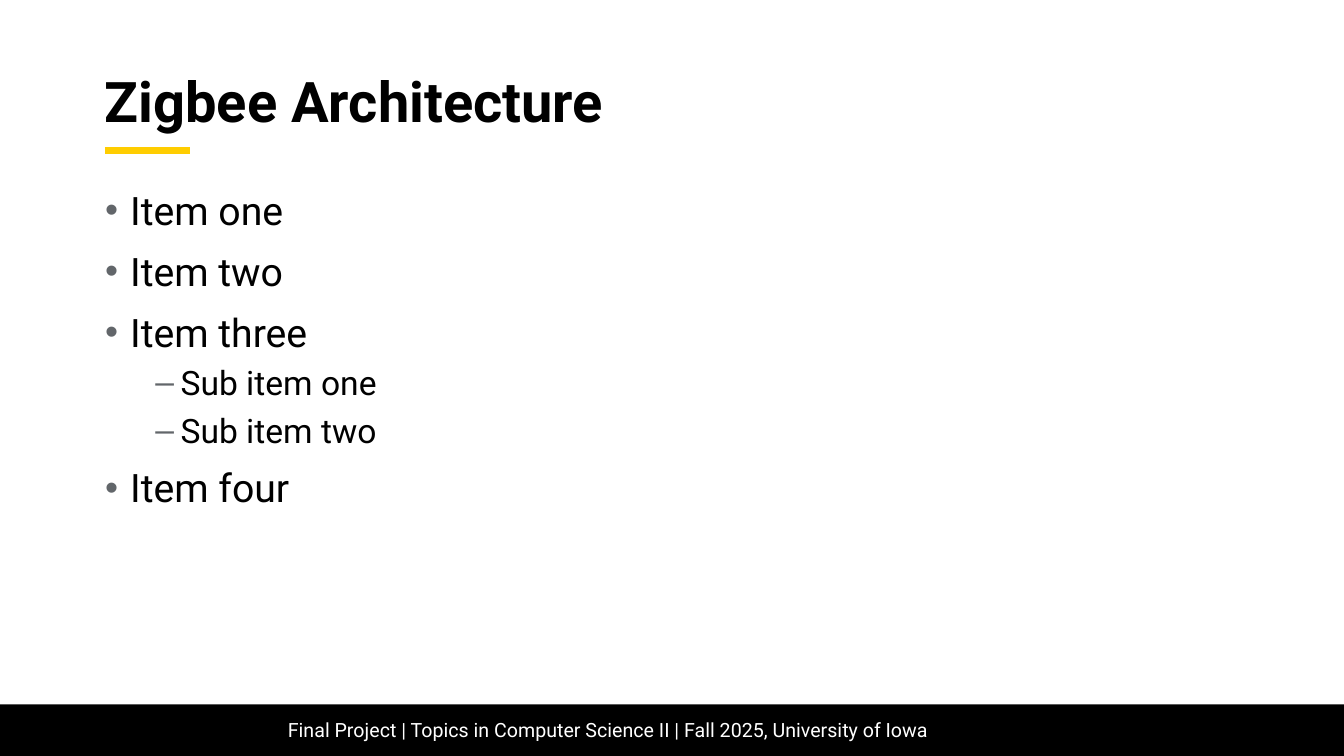
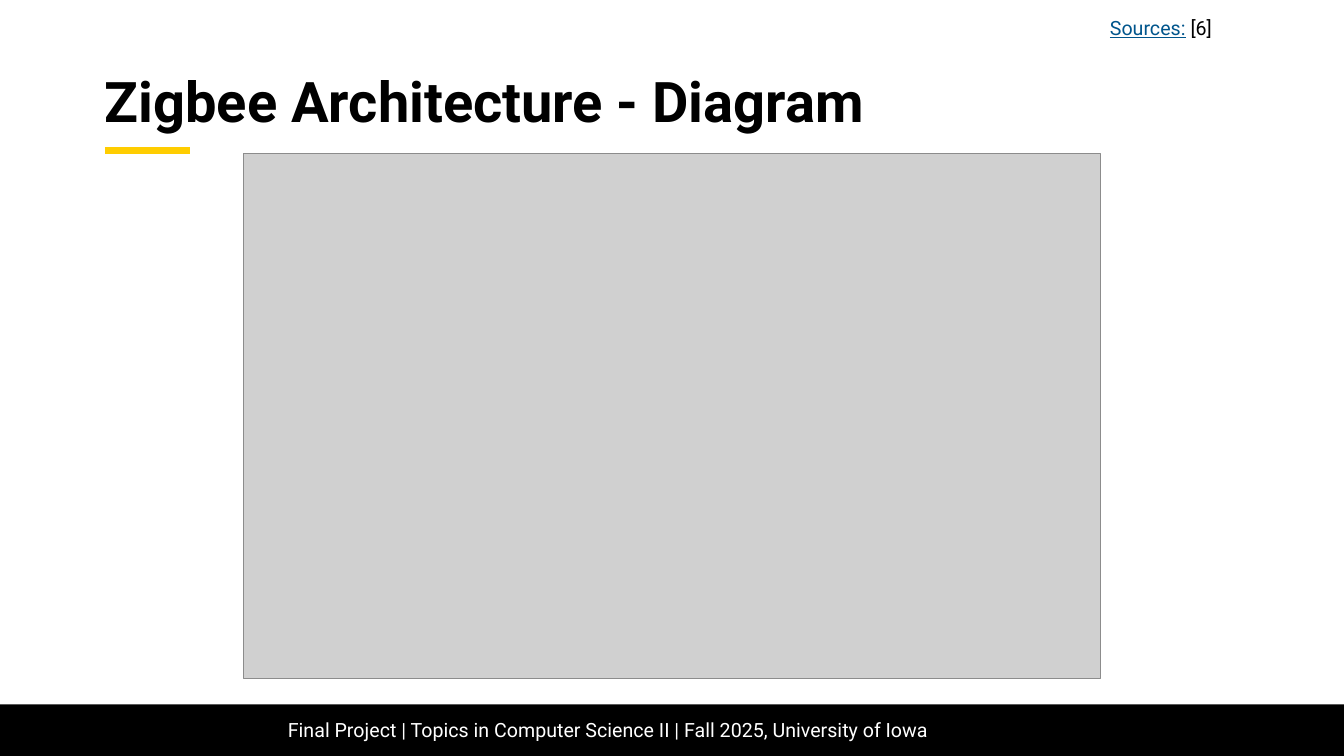
Before and after one commit to mattnkrueger/cs-4980--real-time-cyber-physical-systems, a slide deck: slide 27 of project/final_project-comparison_of_thread_zigbee_and_zwave_for_home_automation.pptx (slide 26 before the commit). Drawn at 1344x756 pixels with LibreOffice and Linux fonts; fonts in the diff are those of the drawing; grey boxes stand for pictures; background and template pictures are left out. Boxes give left, top, right and bottom in pixels: in the first picture for what was removed or moved away, otherwise in the second. Text is boxed around its words. In the diff, an @@ line names an element or a change of style, - is before the commit and + after.

```diff
--- a/project/final_project-comparison_of_thread_zigbee_and_zwave_for_home_automation.pptx
+++ b/project/final_project-comparison_of_thread_zigbee_and_zwave_for_home_automation.pptx
@@ text added at [1110, 19, 1212, 38], 14 pt, text #00558C, underline @@
+Sources: [6]
@@ title at [105, 80, 863, 134]: text changed @@
-Zigbee Architecture
+Zigbee Architecture - Diagram
@@ picture added at [244, 153, 1101, 678] @@
@@ text removed at [130, 197, 377, 503] @@
-• Item one
-• Item two
-• Item three
-  ‒ Sub item one
-  ‒ Sub item two
-• Item four
```
Also in this commit, not shown: 31 other slides changed, 20 slides added, 7 slides removed, 2 other files.
